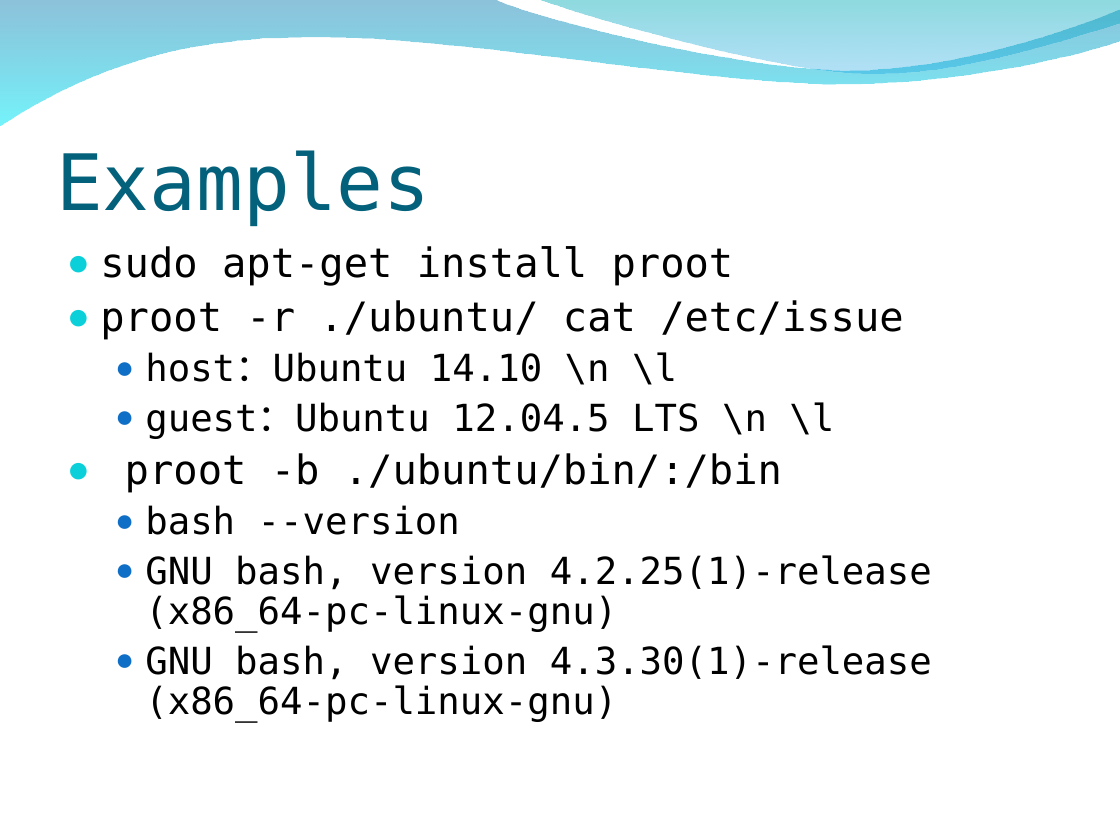
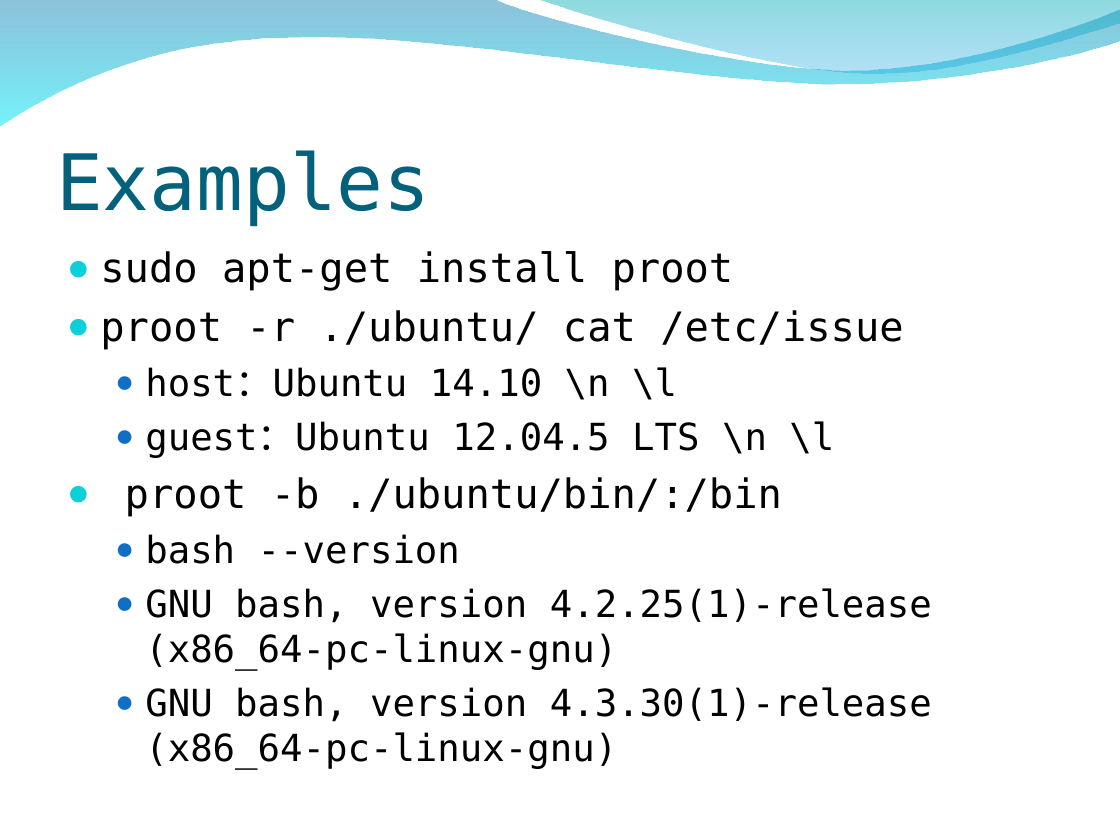
Before and after one commit to peter279k/regular_meeting, a slide deck: slide 5 of Proot.ppt. Drawn at 1120x840 pixels with LibreOffice and Linux fonts; fonts in the diff are those of the drawing; background and template pictures are left out. Boxes give left, top, right and bottom in pixels: in the first picture for what was removed or moved away, otherwise in the second. Text is boxed around its words. In the diff, an @@ line names an element or a change of style, - is before the commit and + after.

```diff
--- a/Proot.ppt
+++ b/Proot.ppt
@@ text "sudo apt-get install proot" at (x1=100, y1=251, x2=932, y2=768): line spacing 0.9 to 1 @@
```
Also in this commit, not shown: 1 other slide changed, 11 slides added.
